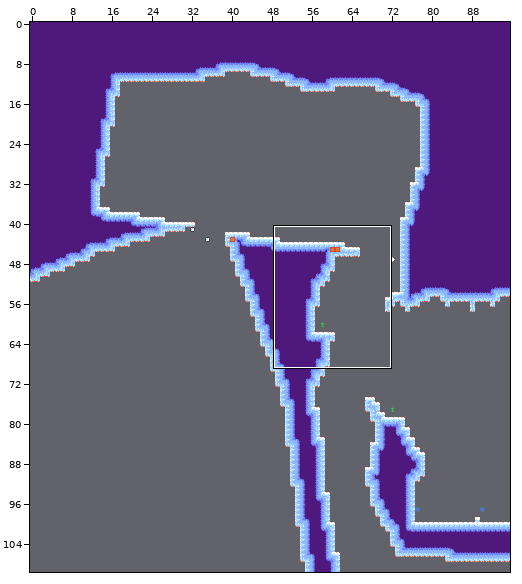
Two states of a Tiled map (JSON), assets/world/room/ice2.json. Above, an overview of the earlier version with the close-up marked.
Close-up. As it was:
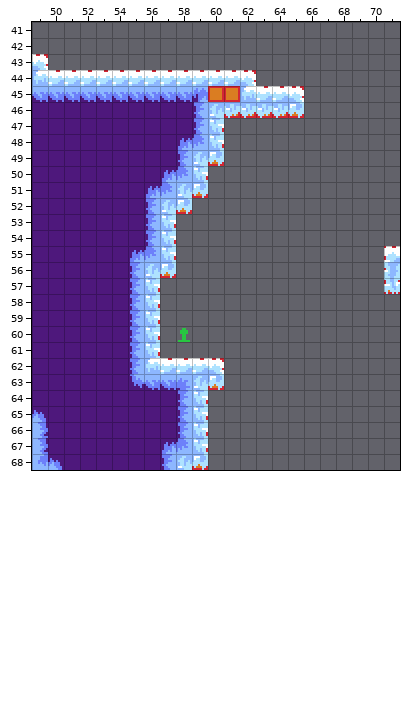
Cells are 8x8 px. Shown: x 49..71, y 41..68. The commit also changed other parts of the map, which this record leaves out.
After the commit:
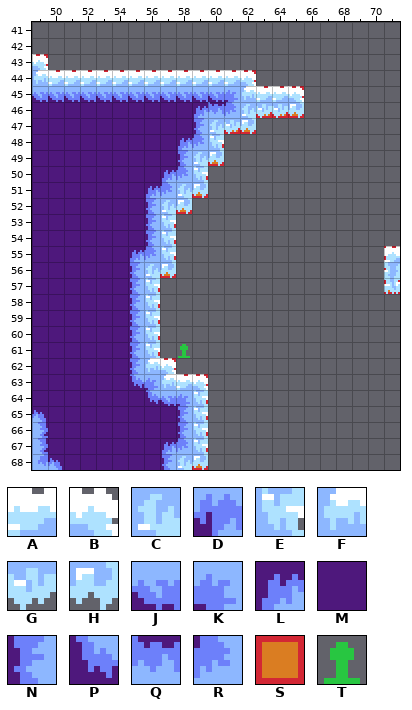
Key: from "ice": A 1, B 2, C 3, D 11, E 15, F 16, G 27, H 28, J 50, K 51, L 60, M 63, N 64, P 73, Q 76, R 77; from "tools": S 1 "ground", T 19 "Checkpoint".
_ is an empty cell.
Tiles replaced or removed in this view: A, B, C, D, E, G, H, J, K, M, N, S, T.
The exact change:
Changed rows in their new state; . is an unchanged cell.
Layer "entity":
first column x 58:
60 _
61 T
Layer "draft":
first column x 61:
47 SS
first column x 58:
62 ___
63 .._
Layer "map":
first column x 59:
45 JJK.
46 LQRC
47 .CGH
first column x 56:
62 .B___
63 KFAB_
64 PJK..
